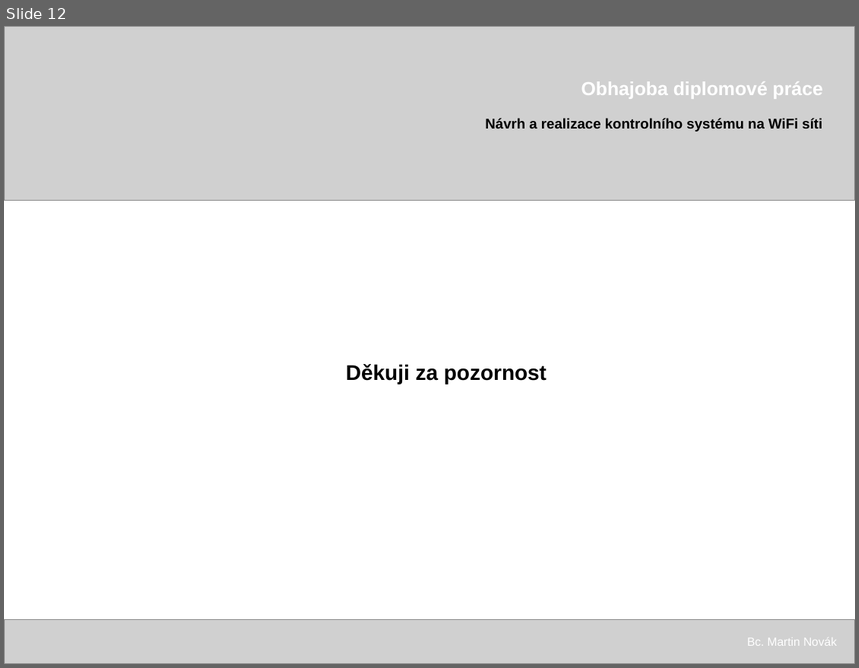
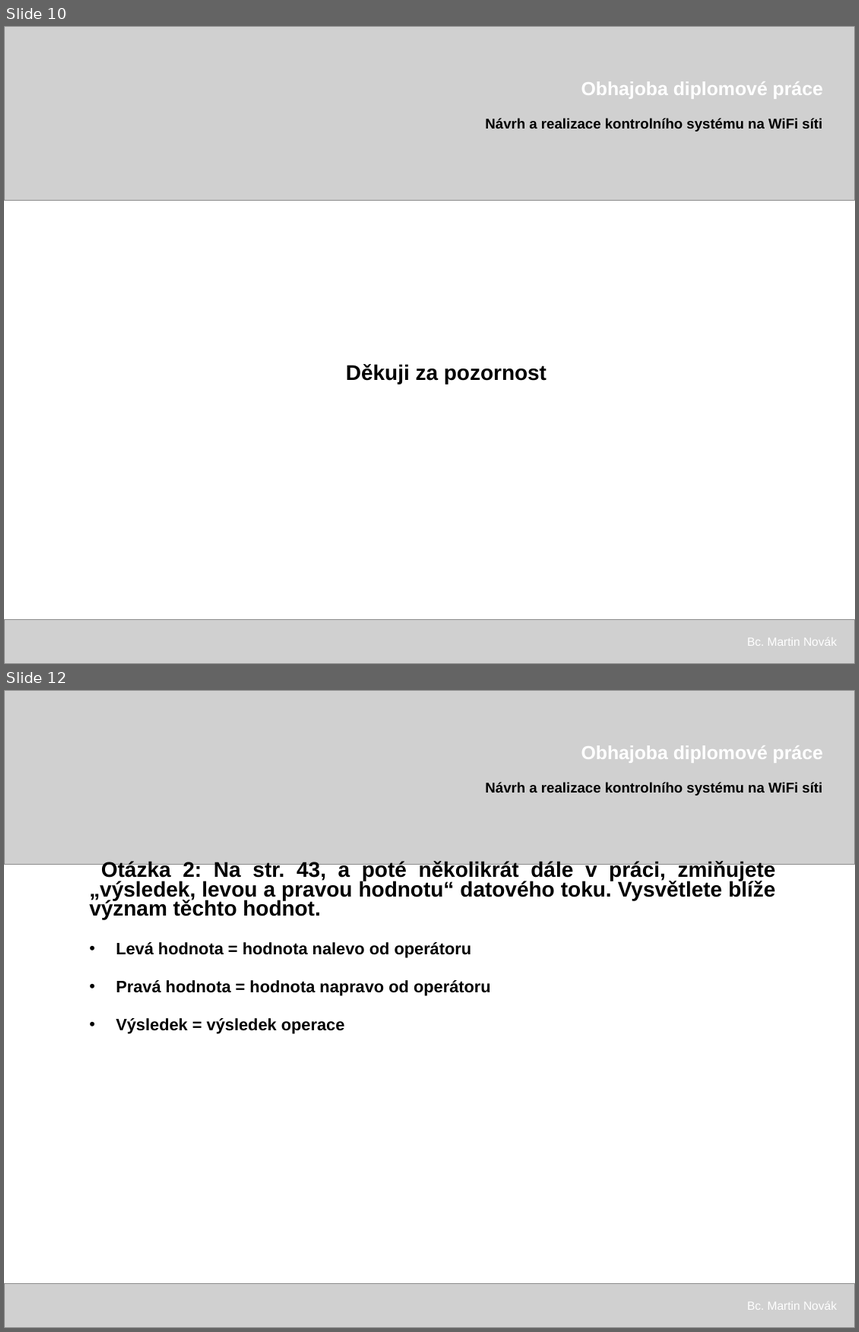
Before and after one commit to pjocesoj/diplomka_git, a slide deck: prezentace/xnovm288-obhajoba (sablona urna).pptx. Shown one above the other, each under a label of ours: slide 12 before the commit, slides 10 and 12 after it; the slides between them are not shown. The pictures are 859x668 and 859x1332 pixels, drawn with LibreOffice and Linux fonts; fonts in the diff are those of the drawing; grey boxes stand for pictures. Boxes give left, top, right and bottom in pixels: in the first picture for what was removed or moved away, otherwise in the second. Text is boxed around its words. In the diff, an @@ line names an element or a change of style, - is before the commit and + after.

```diff
--- a/prezentace/xnovm288-obhajoba (sablona urna).pptx
+++ b/prezentace/xnovm288-obhajoba (sablona urna).pptx
@@ slide 12 added at (4, 690, 855, 1328), background #FFFFFF @@
@@ picture added at (4, 690, 855, 865) @@
@@ text added at (582, 745, 823, 763), 16 pt, text #FFFFFF, bold @@
+Obhajoba diplomové práce
@@ text added at (485, 782, 823, 796), 12 pt, text #000000, bold @@
+Návrh a realizace kontrolního systému na WiFi síti
@@ text added at (89, 861, 776, 1034), 18 pt, text #000000, bold @@
+Otázka 2: Na str. 43, a poté několikrát dále v práci, zmiňujete „výsledek, levou a pravou hodnotu“ datového toku. Vysvětlete blíže význam těchto hodnot.
+• Levá hodnota = hodnota nalevo od operátoru
+• Pravá hodnota = hodnota napravo od operátoru
+• Výsledek = výsledek operace
@@ picture added at (4, 1284, 855, 1328) @@
@@ text added at (747, 1302, 837, 1310), 10 pt, text #FFFFFF @@
+Bc. Martin Novák
@@ what was slide 12 is now slide 10 @@
```
Also in this commit, not shown: 4 slides changed.
